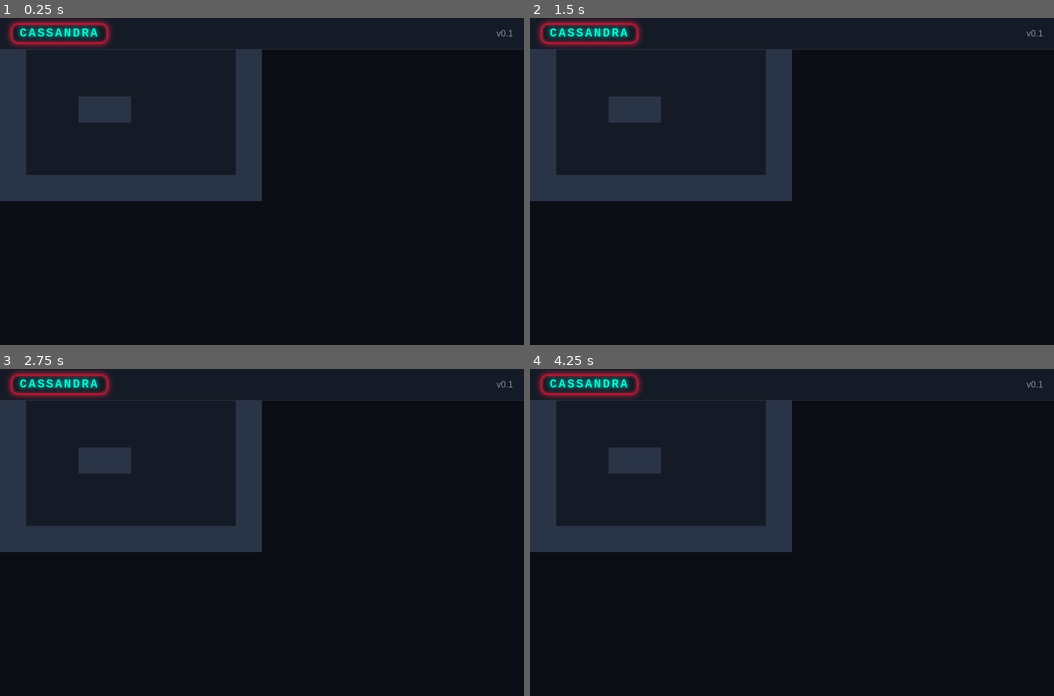
Above: before the commit, frames 1-4 (two rows, left to right).
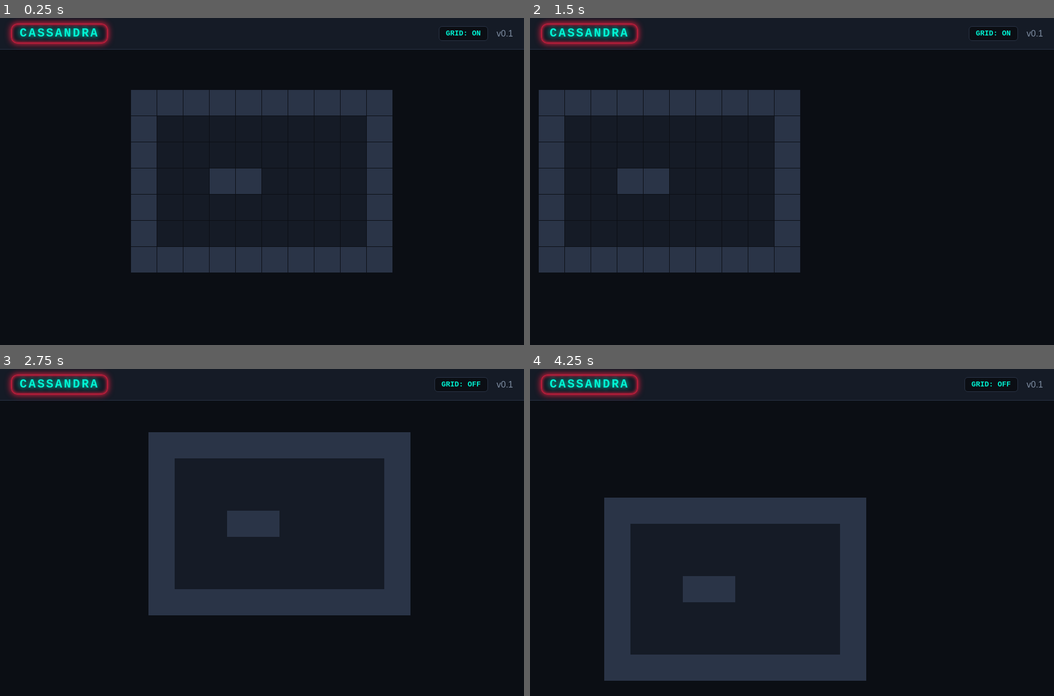
Above: after the commit, the same moments.

Repository: Veyn44/SelfLearningGame
Game: browser game, page index.html
The game is run twice, just before and just after one commit, with the same random seed, the same clock (stepped at 60 frames per second) and the same inputs.
Inputs (mouse positions are in pixels of both pictures, inside the frame that each line leads up to):
- Up to frame 1 (0.25 s): no input
- Up to frame 2 (1.5 s): hold Right from 1.03 s (still down)
- Up to frame 3 (2.75 s): release Right at 1.53 s; hold Down 1.58-1.85 s; hold Left 1.9-2.47 s; click (461, 385) at 2.02 s, where only the run after the commit has a clickable "GRID: ON"; tap W at 2.52 s; hold Up from 2.52 s (still down)
- Up to frame 4 (4.25 s): release Up at 2.82 s; hold Right 2.87-3.53 s; tap S at 3.52 s; hold Up 3.58-3.82 s; hold Left from 3.87 s (still down)

The runs differ from the first frame. In frame 1, 18% of the frame differs, in the area x 0-94%, y 2-78%; in frame 2, 14%; in frame 3, 19%; in frame 4, 20%, in the area x 0-94%, y 2-96%.

Commit message:
cameraandgrid

Diff:
--- a/css/style.css
+++ b/css/style.css
@@ -26,6 +26,27 @@
     color: var(--ui-textSecondary);
 }
 
+#top-bar-right {
+    display: flex;
+    align-items: center;
+    gap: 16px;
+}
+
+#toggle-grid {
+    background-color: var(--ui-background);
+    color: var(--ui-accent);
+    border: 1px solid var(--ui-border);
+    border-radius: 6px;
+    padding: 5px 12px;
+    font-family: 'Consolas', 'Courier New', monospace;
+    font-weight: bold;
+    cursor: pointer;
+}
+
+#toggle-grid:hover {
+    border-color: var(--ui-accent);
+}
+
 #game-title {
     font-family: 'Consolas', 'Courier New', monospace;
     font-size: 22px;
--- a/index.html
+++ b/index.html
@@ -8,7 +8,10 @@
 <body>
     <div id="top-bar">
         <span id="game-title">CASSANDRA</span>
-        <span>v0.1</span>
+        <div id="top-bar-right">
+            <button id="toggle-grid">GRID: ON</button>
+            <span>v0.1</span>
+        </div>
     </div>
     <canvas id="game"></canvas>
     <script type="module" src="src/main.js"></script>
--- a/src/main.js
+++ b/src/main.js
@@ -1,5 +1,6 @@
 import { PALETTE } from './palette.js';
-import { drawMap } from './world/map.js';
+import { drawMap, MAP_WIDTH, MAP_HEIGHT } from './world/map.js';
+import { camera, centerCamera, updateCamera } from './systems/camera.js';
 
 const root = document.documentElement;
 for (const [key, value] of Object.entries(PALETTE.ui)) {
@@ -9,15 +10,35 @@
 const canvas = document.getElementById("game");
 const ctx = canvas.getContext("2d");
 
-function render() {
+let showGrid = true;
+const gridBtn = document.getElementById("toggle-grid");
+gridBtn.addEventListener("click", () => {
+    showGrid = !showGrid;
+    gridBtn.textContent = showGrid ? "GRID: ON" : "GRID: OFF";
+});
+
+const keys = {};
+window.addEventListener("keydown", (e) => { keys[e.code] = true; });
+window.addEventListener("keyup", (e) => { keys[e.code] = false; });
+
+function resize() {
     canvas.width = window.innerWidth;
     canvas.height = window.innerHeight;
+}
+
+window.addEventListener("resize", resize);
+resize();
+centerCamera(canvas.width, canvas.height, MAP_WIDTH, MAP_HEIGHT);
+
+function gameLoop() {
+    updateCamera(keys);
 
     ctx.fillStyle = PALETTE.world.void;
     ctx.fillRect(0, 0, canvas.width, canvas.height);
 
-    drawMap(ctx);
+    drawMap(ctx, camera, showGrid);
+
+    requestAnimationFrame(gameLoop);
 }
 
-window.addEventListener("resize", render);
-render();
+gameLoop();
--- /dev/null
+++ b/src/systems/camera.js
@@ -0,0 +1,17 @@
+export const camera = {
+    x: 0,
+    y: 0,
+    speed: 8
+};
+
+export function centerCamera(viewWidth, viewHeight, worldWidth, worldHeight) {
+    camera.x = (worldWidth - viewWidth) / 2;
+    camera.y = (worldHeight - viewHeight) / 2;
+}
+
+export function updateCamera(keys) {
+    if (keys["KeyW"] || keys["ArrowUp"]) camera.y -= camera.speed;
+    if (keys["KeyS"] || keys["ArrowDown"]) camera.y += camera.speed;
+    if (keys["KeyA"] || keys["ArrowLeft"]) camera.x -= camera.speed;
+    if (keys["KeyD"] || keys["ArrowRight"]) camera.x += camera.speed;
+}
--- a/src/world/map.js
+++ b/src/world/map.js
@@ -13,7 +13,12 @@
     [2, 2, 2, 2, 2, 2, 2, 2, 2, 2]
 ];
 
-export function drawMap(ctx) {
+export const MAP_WIDTH = LAYOUT[0].length * TILE_SIZE;
+export const MAP_HEIGHT = LAYOUT.length * TILE_SIZE;
+
+export function drawMap(ctx, camera, showGrid) {
+    const size = showGrid ? TILE_SIZE - 1 : TILE_SIZE;
+
     for (let row = 0; row < LAYOUT.length; row++) {
         for (let col = 0; col < LAYOUT[row].length; col++) {
             const tile = LAYOUT[row][col];
@@ -26,7 +31,9 @@
                 continue;
             }
 
-            ctx.fillRect(col * TILE_SIZE, row * TILE_SIZE, TILE_SIZE, TILE_SIZE);
+            const screenX = col * TILE_SIZE - camera.x;
+            const screenY = row * TILE_SIZE - camera.y;
+            ctx.fillRect(screenX, screenY, size, size);
         }
     }
 }
